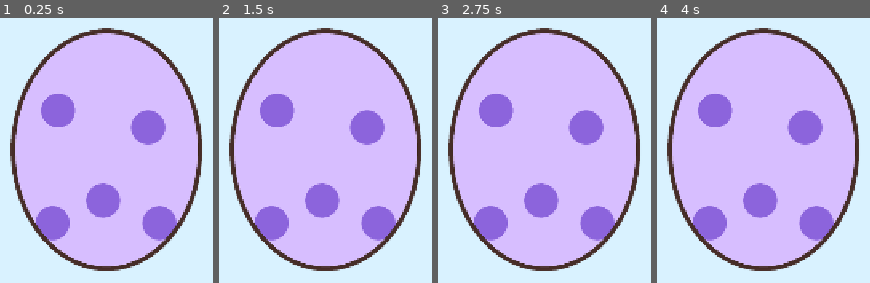
Above: before the commit, frames 1-4 (left to right).
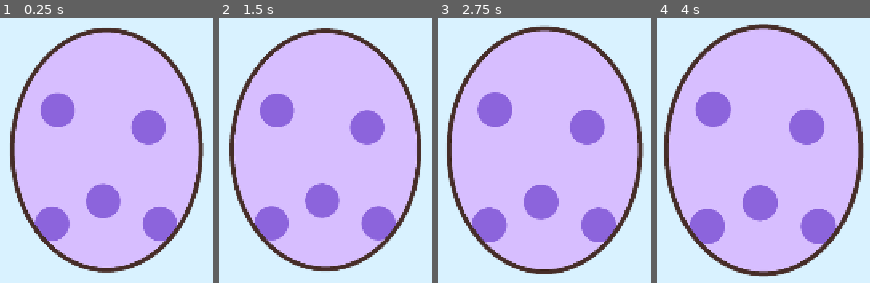
Above: after the commit, the same moments.

Repository: korm85/CaptureCompare
Game: Godot game, scene res://scenes/main.tscn
Two runs of this game, one before a commit and one after it. Both use one fixed random seed, a clock stepped at 60 frames per second and the inputs below.
Inputs (mouse positions are in pixels of both pictures, inside the frame that each line leads up to):
- Up to frame 1 (0.25 s): no input
- Up to frame 2 (1.5 s): move the mouse to (outside the picture) at 0.52 s; click (outside the picture) at 0.67 s; drag from (outside the picture) to (285, 243) at 1.27 s
- Up to frame 3 (2.75 s): move the mouse to (623, 55) at 2.02 s; click (623, 55) at 2.17 s
- Up to frame 4 (4 s): drag from (723, 243) to (outside the picture) at 2.77 s; move the mouse to (outside the picture) at 3.52 s; click (outside the picture) at 3.67 s

The runs differ from the first frame. In frame 1, 4.4% of the frame differs, in the area x 4-96%, y 3-97%; in frame 2, 1.6%; in frame 3, 8.6%; in frame 4, 13%, in the area x 3-98%, y 2-98%.

Commit message:
Add idle pulse to the egg so it invites the first tap
The egg breathes gently while waiting, which tells a child it can be tapped.
The pulse stops on the first hit and restarts when the round becomes active.

Co-Authored-By: Claude <noreply@anthropic.com>
Claude-Session: https://claude.ai/code/session_01LSTP4TFJzwiJbvNAjXRsyx

Diff:
--- a/scripts/egg.gd
+++ b/scripts/egg.gd
@@ -17,6 +17,7 @@
 var _squash: Tween
 var _hammer_tween: Tween
 var _split_tween: Tween
+var _idle_tween: Tween
 
 @onready var body: Sprite2D = $Body
 @onready var crack: Sprite2D = $Crack
@@ -40,6 +41,23 @@
 func set_active(on: bool) -> void:
 	set_process_unhandled_input(on)
 	visible = on
+	if on:
+		_start_idle()
+	else:
+		_stop_idle()
+
+
+func _start_idle() -> void:
+	_stop_idle()
+	_idle_tween = create_tween().set_loops()
+	_idle_tween.tween_property(body, "scale", Vector2.ONE * BODY_SCALE * 1.04, 0.8).set_trans(Tween.TRANS_SINE)
+	_idle_tween.tween_property(body, "scale", Vector2.ONE * BODY_SCALE, 0.8).set_trans(Tween.TRANS_SINE)
+
+
+func _stop_idle() -> void:
+	if _idle_tween and _idle_tween.is_valid():
+		_idle_tween.kill()
+	body.scale = Vector2.ONE * BODY_SCALE
 
 
 func reset() -> void:
@@ -65,6 +83,7 @@
 func hit() -> void:
 	if busy:
 		return
+	_stop_idle()
 	stage += 1
 	_sfx("tok" if stage < STAGES else "crack")
 	_swing_hammer()
